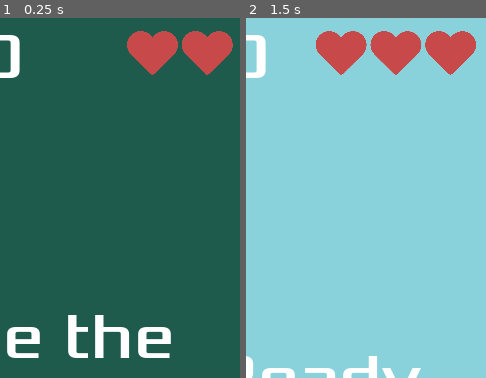
Above: before the commit, frames 1-2 (left to right).
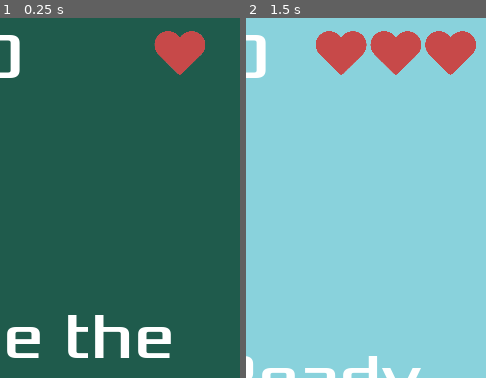
Above: after the commit, the same moments.

Repository: Josie-Armstrong/GameDev
Game: Godot game, scene res://main.tscn
Same seed, same stepped clock (60 frames per second), same inputs: the game is played once before the commit and once after it.
Inputs:
- Up to frame 1 (0.25 s): no input
- Up to frame 2 (1.5 s): click "Start" at 0.5 s; tap Enter at 1.25 s; hold Right (move_right) from 1.28 s (still down)
The pictures show only the part of the screen within x 50-100%, y 0-50%; the shares and areas given below are measured in that part.

The runs differ from the first frame. In frame 1, 2.9% of the frame differs, in the area x 52-98%, y 3-16%; in frame 2, nothing differs.

Commit message:
Updated which sprite I was on in hearts

Diff:
--- a/first_game/first_game_creeps/hud.tscn
+++ b/first_game/first_game_creeps/hud.tscn
@@ -104,7 +104,7 @@
 
 [node name="AnimatedSprite2D" type="AnimatedSprite2D" parent="Hearts"]
 sprite_frames = SubResource("SpriteFrames_64ctp")
-animation = &"2"
+animation = &"1"
 
 [node name="HighScore" type="Label" parent="."]
 offset_left = 1.0
